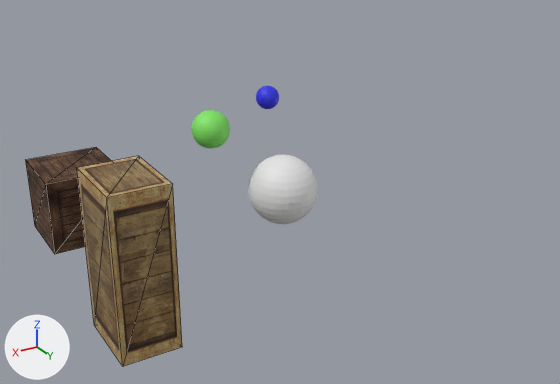
An edit to the glTF model bin/models/complex.glb, drawn before and after from the same camera.
Camera for both pictures: a 50 mm lens placed at (5.21, 19.61, 8.72), pointed at (-4.77, 2.98, 0.4). Every picture has the same lights, and +X, +Y and +Z are marked at lower left. Mesh edges are drawn as thin lines on the coarser meshes. Where no turn or scale is listed for an object, it has been applied to the vertices.

The first picture shows 'Cube', 'Small cube', 'Smaller 1', 'Smaller 2', 'Sphere'.
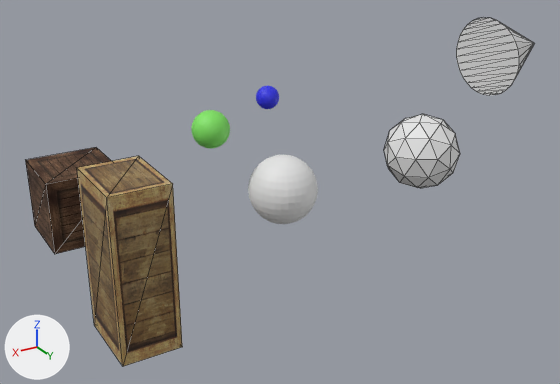
Edits to the bpy script that builds the scene:
```text
Add me_cone:
    me_cone.from_pydata(...)  # 33 vertices, 62 faces; spans x -0.99..1.12, y -0.88..1.11, z -1.04..0.96
Add me_icosphere:
    me_icosphere.from_pydata(...)  # an icosphere of 80 faces spanning x -0.98..0.98, y -0.97..0.97, z -0.99..0.99
Add ob_cone:
    ob_cone = bpy.data.objects.new('Cone', me_cone)
    ob_cone.location = (-10.46, 5.33, 4.08)
Add ob_icosphere:
    ob_icosphere = bpy.data.objects.new('Icosphere', me_icosphere)
    ob_icosphere.location = (-7.9, 5.02, 1.62)
```

Location of each change, (x1, y1, x2, y2) in pixels of the pictures (560 x 384 px):
'Icosphere', added
    after: (384, 114, 460, 188)
'Cone', added
    after: (456, 18, 534, 95)
